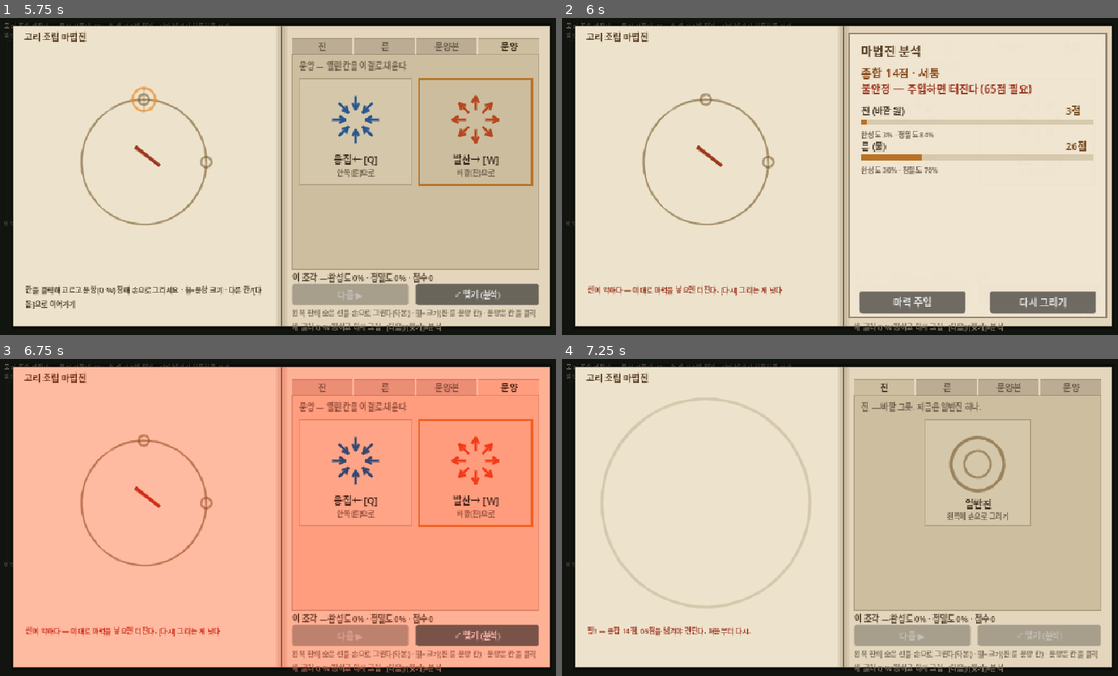
Above: before the commit, frames 1-4 (two rows, left to right).
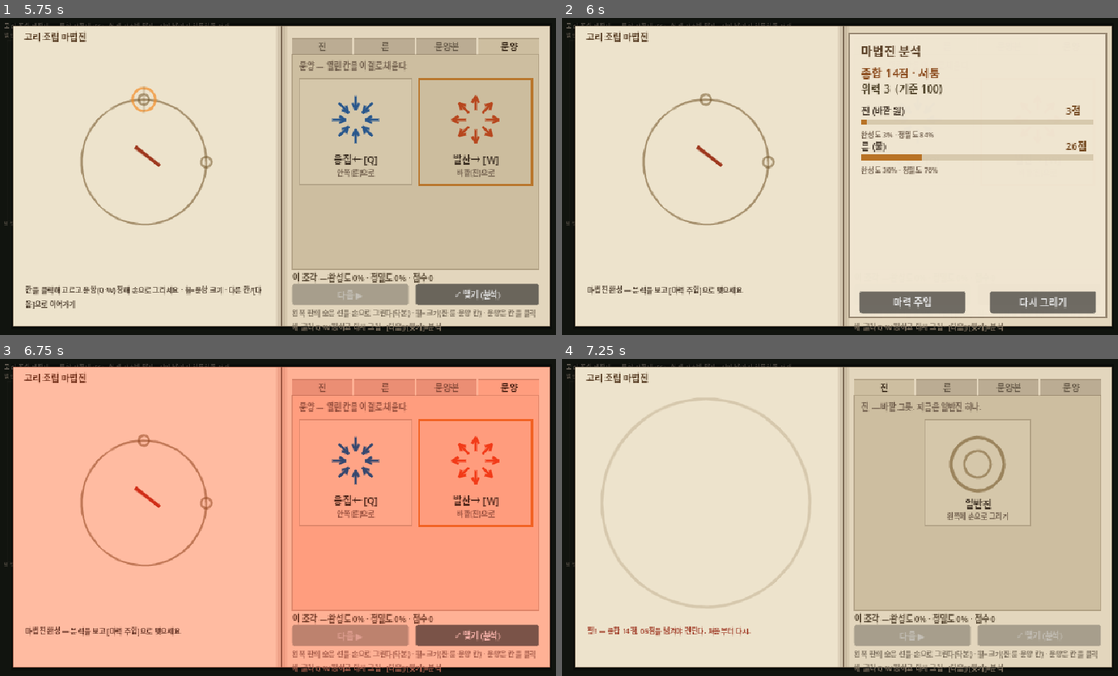
Above: after the commit, the same moments.

Repository: djgnfj-svg/tockbon
Game: Godot game, scene res://tests/test_ring_forge_panel.tscn
Two runs of this game, one before a commit and one after it. Both use one fixed random seed, a clock stepped at 60 frames per second and the inputs below. This scene is started directly instead of the project's main scene.
Inputs (mouse positions are in pixels of both pictures, inside the frame that each line leads up to):
- Up to frame 1 (5.75 s): tap Enter at 0.5, 2.75, 4.25 s; drag from (144, 160) to (339, 106) at 0.52 s; click "다음 ▶" at 1.25 s; tap Space at 2, 3.5, 4.52 s; drag from (417, 154) to (255, 239) at 2.02 s; move the mouse to (339, 106) at 2.77 s; hold D (move_right) 2.78-3.5 s; hold Ctrl 2.78-3.5 s; drag from (255, 239) to (111, 128) at 3.52 s; move the mouse to (450, 224) at 4.27 s; hold A (move_left) 4.28-5 s; tap Alt at 4.35 s; click "문양 그리기 ▶" at 5 s
- Up to frame 2 (6 s): click "✓ 맺기 (분석)" at 5.75 s
- Up to frame 3 (6.75 s): click "마력 주입" at 6.5 s
- Up to frame 4 (7.25 s): no input

Frame 1 is identical in both runs. In frame 2, 1.2% of the frame differs, in the area x 4-85%, y 20-88%; in frame 3, 0.6%; in frame 4, nothing differs.

Commit message:
fix(drawing): 주입 전 안내 제거 — 평가는 [마력 주입]을 누르는 순간에 한다
사용자: "주입을 하면 그때 평가해서 마법진이 터지게 할꺼임 / 지금은 안내하는거
같은데 그러면안됨"

## 걷어낸 것

리포트가 누르기 전에 "불안정 — 주입하면 터진다 (65점 필요)"를 띄우고, 안내문도
"선이 약하다 — 이대로 마력을 넣으면 터진다"고 경고했다. 결과를 미리 알려 주면
[마력 주입]은 **이미 아는 답을 확인하는 형식 절차**가 된다. 눌러 봐야 아는 게
이 버튼의 전부다. 둘 다 제거 — 리포트는 점수·위력만 담담히 적는다.

⚠ 펑 **뒤에** 알려 주는 건 남겼다("종합 61점, 65점을 넘겨야 견딘다") —
사후 피드백이지 사전 안내가 아니다. 왜 터졌는지도 모르면 배울 수가 없다.

## 위력 곡선을 바꾼 이유 (안내를 숫자로 되살리지 않으려고)

문구만 지우면 **위력 숫자가 새로운 안내가 된다.** 옛 곡선은 기준선~만점을 선형
보간하고 아래를 clamp해서, 20점짜리와 64점짜리가 리포트에 **똑같이 "위력 70"**으로
떴다 — 받지도 못할 숫자라 거짓말이고, 위력이 70에 붙는 순간이 곧 "너 지금 미달"이다.

위력 = `ring_power_max × 점수^ring_power_curve` (지수 곡선)으로 교체.
0점→0, 만점→max로 이어져 **평평한 구간이 없고**, 기준선 앞뒤도 매끄럽다
(64점=66 · 66점=70 — 숫자만 봐선 경계가 어딘지 안 보인다).

곡선 2.0이 손맛을 보존한다: 실측 **2.30배**(이전 2.20배) · 만점 12.96 · 겨우 5.65.
`ring_power_min` 제거(곡선이 대체) · `ring_power_curve` 신설.

## 검증

테스트 5종 전부 그린(SCRIPT ERROR 0). test_ring_design_auto에 **"평평한 구간이 없다"**를
못 박는 항목 5개 신설 — 20점<40점<64점 · 20점과 64점의 표시 위력이 다름 · 기준선
앞뒤 매끄러움 · 음수 방지. 옛 clamp 곡선이었으면 정확히 이것들이 실패한다.

🔴 에디터 스샷: 61점 진의 리포트가 "종합 61점 · 무난 / 위력 60"만 적고 판정을
말하지 않는 것, 안내문이 만점일 때와 동일한 것, 눌렀을 때 비로소 펑 하는 것 확인.

Co-Authored-By: Claude Opus 4.8 (1M context) <noreply@anthropic.com>
Claude-Session: https://claude.ai/code/session_01SWyySeiu9ahBzdCC7bT2qV

Diff:
--- a/src/core/ring_power.gd
+++ b/src/core/ring_power.gd
@@ -24,19 +24,24 @@
 	return score > BAL.ring_stability_min
 
 
-## 종합 점수 → 위력 배율. 발사 피해에 곱해지고, 리포트가 같은 값을 표시한다.
-## 🔴 터지는 점수대에서도 **0을 주지 않는다** — 이 함수는 "터졌나"를 모른다(is_stable의 일).
-## 미달 구간은 min 아래로 내려가지 않게 잘라, 발사가 실수로 이걸 타도 음수 피해가 안 나온다.
+## 종합 점수 → 위력 배율 = `ring_power_max × 점수^ring_power_curve`.
+## 발사 피해에 곱해지고, 리포트가 **같은 값**을 표시한다.
+##
+## 🔴 이 함수는 "터졌나"를 **모른다** (is_stable의 일). 그래서 기준선 아래에서도 값이 이어진다 —
+## 리포트가 주입 **전에** 위력을 보여 주는데, 미달 구간이 평평하면 그 평평함 자체가
+## "너 지금 미달"이라는 **안내**가 된다 (사용자 확정: 평가는 주입하는 순간에 한다).
+## 곡선이라 0점→0, 만점→max로 끊김 없이 이어지고 어디에도 평평한 구간이 없다.
 static func power_of(score: float) -> float:
-	var t := inverse_lerp(BAL.ring_stability_min, 1.0, score)
-	return lerpf(BAL.ring_power_min, BAL.ring_power_max, clampf(t, 0.0, 1.0))
+	return BAL.ring_power_max * pow(clampf(score, 0.0, 1.0), BAL.ring_power_curve)
 
 
-## 리포트 표시용 정수 (예: "위력 128"). 100 = 기준 위력.
+## 리포트 표시용 정수 (예: "위력 128"). 100 = 기준 위력(≈79점).
 static func power_display(score: float) -> int:
 	return int(round(power_of(score) * 100.0))
 
 
-## 기준선(펑/안 펑 경계) — UI가 "몇 점 넘겨야 하나"를 안내할 때 쓴다.
+## 기준선(펑/안 펑 경계).
+## ⚠ **주입 전에 이걸 UI로 흘리지 마라** — "65점 넘겨야 함"을 미리 알려 주면 주입이
+## 결과를 확인하는 형식 절차가 된다. 터진 **뒤에** 왜 터졌는지 알려 줄 때만 쓴다.
 static func threshold() -> float:
 	return BAL.ring_stability_min
--- a/src/core/schemas/balance_data.gd
+++ b/src/core/schemas/balance_data.gd
@@ -174,13 +174,19 @@
 # 세션 22까지 total_score는 계산·저장만 되고 **아무도 안 읽었다** — 잘 그리든 막 그리든 마법이 같았다.
 # 규칙 계산은 `src/core/ring_power.gd`가 쥔다 (조립 리포트와 발사가 **같은 값**을 봐야 해서 core에 있다).
 ## 🔴 종합 점수가 **이 값 이하면 펑** — 도안이 날아가고 처음부터 다시 그린다 (잃는 건 시간·정성뿐).
-## 사용자 확정: "65퍼 이하면 터지고". 지금 등급으로는 「거침」(<55)과 「무난」(<75) 사이를 가른다
+## 사용자 확정: "65퍼 이하면 터지고". 지금 등급으로는 「거침」(<55)과 「무난」(<75) 사이를 가른다.
+## ⚠ **이 값은 위력 곡선에 안 들어간다** — 견디느냐(이 값)와 얼마나 세냐(아래)는 별개 축이다
 @export var ring_stability_min: float = 0.65
-## 기준선을 겨우 넘긴 마법진(≈65점)의 위력 배율 — 살아남았지만 시원찮다
-@export var ring_power_min: float = 0.7
-## 만점(100점) 마법진의 위력 배율. 기준선~만점 사이를 선형 보간한다 —
-## "점수가 높을수록 성능이 좋아"(사용자)가 **연속적**이어야 1점 차이가 의미를 갖는다
+## 만점(100점) 마법진의 위력 배율
 @export var ring_power_max: float = 1.6
+## 🔴 점수 → 위력 곡선의 지수: **위력 = ring_power_max × 점수^이 값** (1=선형, 클수록 잘 그린 값이 커짐).
+## 왜 곡선이냐: 위력은 기준선 **아래에서도 끊김 없이 이어져야** 한다. 예전엔 기준선~만점을
+## 선형 보간하고 아래를 잘라서(clamp), 20점짜리와 64점짜리가 리포트에 **똑같이 "위력 70"**으로
+## 떴다 — 받지도 못할 숫자라 거짓말이고, 위력이 70에 붙는 순간이 곧 "너 지금 미달"이라는
+## **안내**가 된다 (사용자: 주입 전에 안내하면 안 된다). 지수 곡선은 0점→0, 만점→max로
+## 이어져 평평한 구간이 없다.
+## ⚠ 2.0이 예전 손맛을 보존한다: 66점→0.70배·만점→1.6배로 **기존 실측(2.2배 차이)과 거의 같다**
+@export var ring_power_curve: float = 2.0
 
 @export_group("경제")
 ## 수리비 = 원본 ink_cost 대비 비율
--- a/src/drawing/ring_forge_panel.gd
+++ b/src/drawing/ring_forge_panel.gd
@@ -356,15 +356,11 @@
 	_board.finish()   # → finished 시그널이 리포트를 띄운다
 
 
-## 보드가 마법진을 다 그렸다 — 분석 리포트를 띄운다 (위력·안정성 포함).
+## 보드가 마법진을 다 그렸다 — 분석 리포트를 띄운다 (점수·위력. **판정은 없다**).
+## 🔴 견딜지 터질지는 여기서 말하지 않는다 — 알려면 [마력 주입]을 눌러야 한다 (사용자 확정).
 func _on_finished(analysis: Dictionary) -> void:
 	_analysis = analysis
-	var total := float(analysis.get("total", 0.0))
-	if RingPower.is_stable(total):
-		_set_say("마법진 완성 — 분석을 보고 [마력 주입]으로 맺으세요", false)
-	else:
-		# 🔴 미리 경고한다 — 눌러 보고 나서야 알면 "속았다"가 되지 "내 탓"이 안 된다.
-		_set_say("선이 약하다 — 이대로 마력을 넣으면 터진다. [다시] 그리는 게 낫다", true)
+	_set_say("마법진 완성 — 분석을 보고 [마력 주입]으로 맺으세요", false)
 	_report.visible = true
 	_report.queue_redraw()
 	_refresh_buttons()
@@ -485,21 +481,18 @@
 
 	var total := float(_analysis.get("total", 0.0))
 	var grade := String(_analysis.get("grade", "?"))
-	var stable := RingPower.is_stable(total)
 	_report.draw_string(font, Vector2(14, 26), "마법진 분석",
 		HORIZONTAL_ALIGNMENT_LEFT, -1, 14, TITLE_COLOR)
 	_report.draw_string(font, Vector2(14, 50), "종합 %d점 · %s" % [_pct(total), grade],
 		HORIZONTAL_ALIGNMENT_LEFT, -1, 13, Color(0.55, 0.30, 0.12))
 
-	# 🔴 위력 = 이 점수가 실제로 사 오는 것. 발사와 **같은 함수**로 뽑는다 (RingPower).
-	# 터질 마법진엔 위력 대신 경고를 쓴다 — 못 받을 숫자를 보여 주면 거짓말이 된다.
-	if stable:
-		_report.draw_string(font, Vector2(14, 68), "위력 %d  (기준 100)"
-			% RingPower.power_display(total), HORIZONTAL_ALIGNMENT_LEFT, -1, 12,
-			Color(0.20, 0.42, 0.22))
-	else:
-		_report.draw_string(font, Vector2(14, 68), "불안정 — 주입하면 터진다 (%d점 필요)"
-			% _pct(RingPower.threshold()), HORIZONTAL_ALIGNMENT_LEFT, -1, 12, WARN_COLOR)
+	# 🔴 위력 = 이 진이 **버텨 준다면** 낼 힘. 발사와 같은 함수(RingPower)로 뽑는다.
+	# ⚠ **견디는지는 여기서 말하지 않는다** (사용자 확정: "주입을 하면 그때 평가해서 터지게 할 거임 /
+	# 지금은 안내하는 거 같은데 그러면 안 됨"). 미리 판정을 흘리면 [마력 주입]이 결과를 확인하는
+	# 형식 절차가 된다 — 눌러 봐야 아는 게 이 버튼의 전부다.
+	_report.draw_string(font, Vector2(14, 68), "위력 %d  (기준 100)"
+		% RingPower.power_display(total), HORIZONTAL_ALIGNMENT_LEFT, -1, 12,
+		Color(0.35, 0.30, 0.20))
 
 	var y := 92.0
 	var jin: Variant = _analysis.get("jin", null)
--- a/tests/test_ring_design_auto.gd
+++ b/tests/test_ring_design_auto.gd
@@ -82,9 +82,20 @@
 	# 위력은 점수에 대해 단조 증가 — "높을수록 성능이 좋아"(사용자)
 	_check(RP.power_of(1.0) > RP.power_of(0.8), "만점이 80점보다 세다")
 	_check(RP.power_of(0.8) > RP.power_of(t + 0.01), "80점이 기준선 언저리보다 세다")
-	# 미달 구간도 음수·0이 아니다 — 발사가 실수로 이 값을 타도 피해가 사라지지 않는다
-	_check(RP.power_of(0.0) > 0.0, "미달 점수도 위력 0이 아니다 (하한 클램프)")
 	_check(RP.power_display(1.0) > 100, "만점 표시 위력 > 기준 100")
+
+	# 🔴 **미달 구간에 평평한 곳이 없다** (세션 23 사용자 확정: 주입 전에 안내 금지).
+	# 리포트가 주입 전에 위력을 보여 주므로, 미달 구간이 한 값에 붙어 버리면 그 평평함이
+	# "너 지금 미달"이라는 안내가 된다. 예전 선형+clamp 곡선이 정확히 이랬다(20점·64점 둘 다 "위력 70").
+	_check(RP.power_of(0.20) < RP.power_of(0.40), "20점 < 40점 (미달 구간도 이어진다)")
+	_check(RP.power_of(0.40) < RP.power_of(0.64), "40점 < 64점 (미달 구간도 이어진다)")
+	_check(RP.power_display(0.20) != RP.power_display(0.64),
+		"20점과 64점의 표시 위력이 다르다 — 평평하면 그게 곧 안내다")
+	# 기준선을 걸쳐도 값이 튀지 않는다 — 경계가 숫자로 드러나면 그것도 안내다
+	_check(RP.power_of(t + 0.01) - RP.power_of(t - 0.01) < 0.1,
+		"기준선 앞뒤로 위력이 매끄럽다 (경계가 숫자로 안 보인다)")
+	# 음수 피해 방지 — 점수는 0..1이지만 계약이 밀릴 수 있다
+	_check(RP.power_of(0.0) >= 0.0 and RP.power_of(-1.0) >= 0.0, "위력은 음수가 되지 않는다")
 
 
 ## 기본 2방 문양본에 발산 하나 채운 assembly (rune=불).
